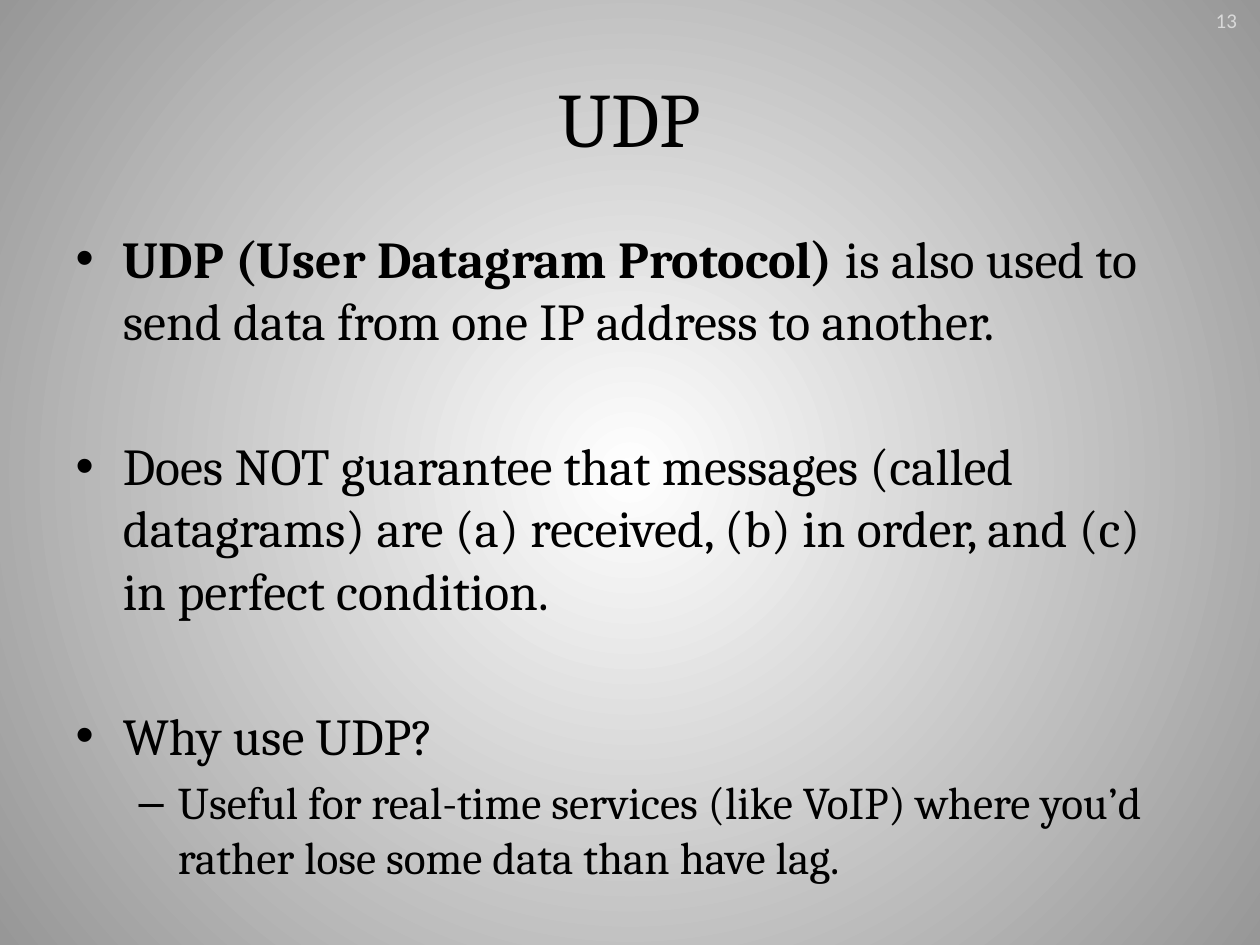
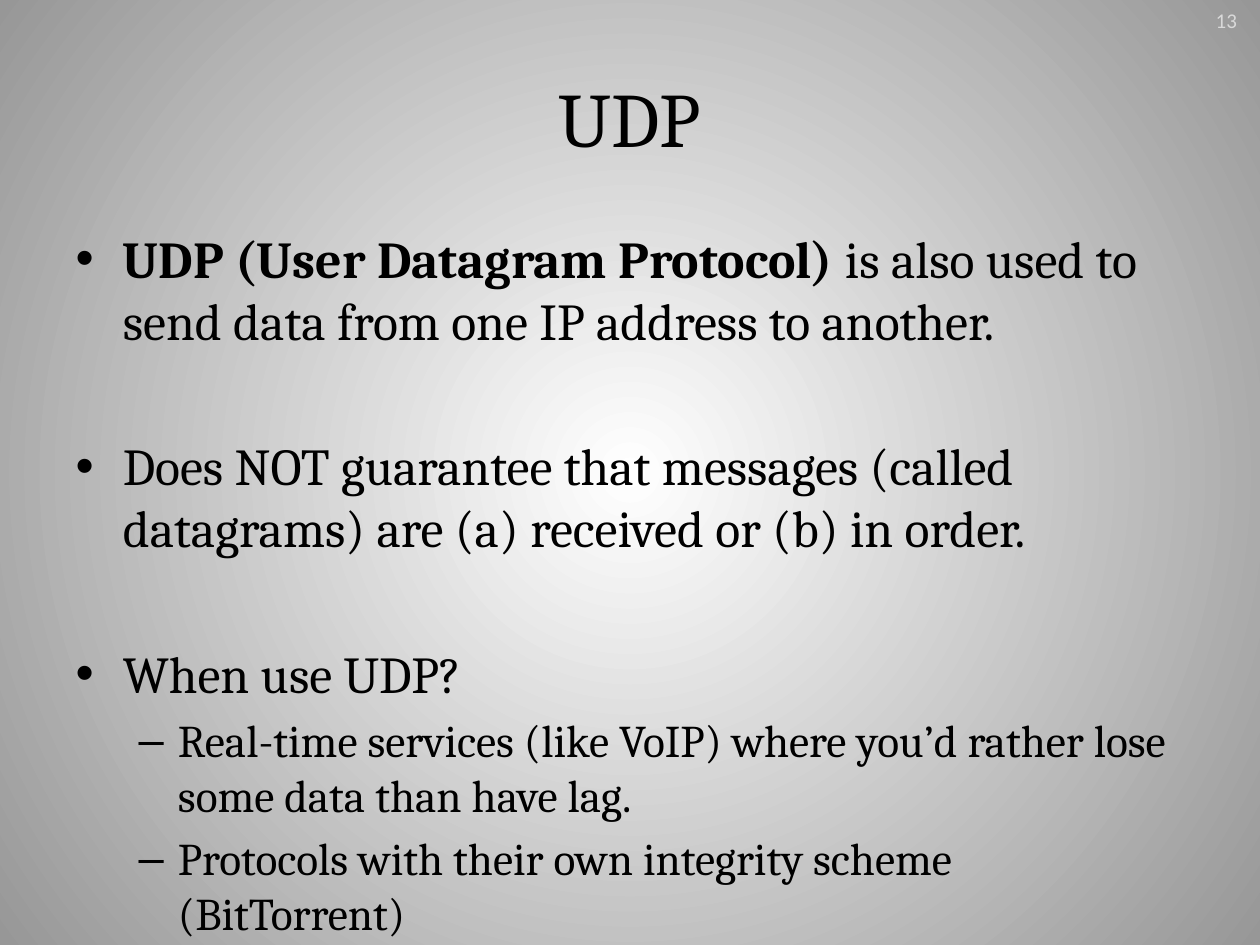
Before and after one commit to moshekaplan/cyber_training_materials, a slide deck: slide 13 of wireshark/Intro to Network Protocols and Wireshark.pptx. Drawn at 1260x945 pixels with LibreOffice and Linux fonts; fonts in the diff are those of the drawing. Boxes give left, top, right and bottom in pixels: in the first picture for what was removed or moved away, otherwise in the second. Text is boxed around its words. In the diff, an @@ line names an element or a change of style, - is before the commit and + after.

```diff
--- a/wireshark/Intro to Network Protocols and Wireshark.pptx
+++ b/wireshark/Intro to Network Protocols and Wireshark.pptx
@@ text at [123,448,1166,937]: text changed; size 29.6 to 25.9 pt @@
-• Does NOT guarantee that messages (called datagrams) are (a) received, (b) in order, and (c) in perfect condition.
-• Why use UDP?
-  – Useful for real-time services (like VoIP) where you’d rather lose some data than have lag.
+• Does NOT guarantee that messages (called datagrams) are (a) received or (b) in order.
+• When use UDP?
+  – Real-time services (like VoIP) where you’d rather lose some data than have lag.
+  – Protocols with their own integrity scheme (BitTorrent)
```
Also in this commit, not shown: 3 other slides changed.
